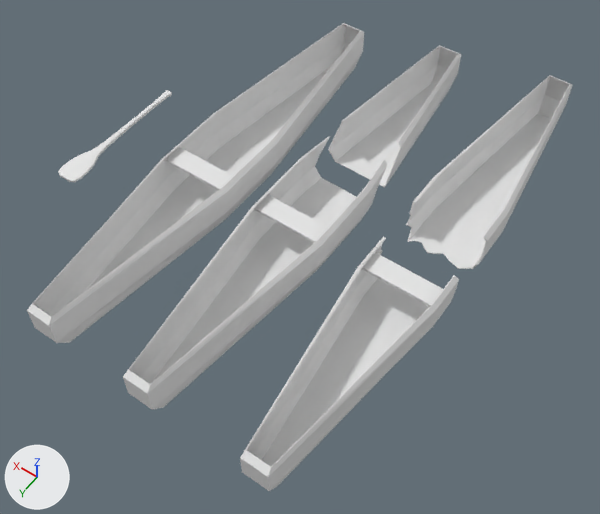
The Blender file Boat.blend as it was, and as the next commit left it.
The view is the same before and after, from a 50 mm camera at (-10.24, 10.9, 15.36) aimed at (-2.79, 0.47, -1.03). Arrows for +X, +Y and +Z are at lower left; the lights stay in place.

The first picture shows 'Boat1h2', 'BoatWhole', 'BoatWhole.001', 'BoatWhole.002', 'Cube', 'Cube.001'.
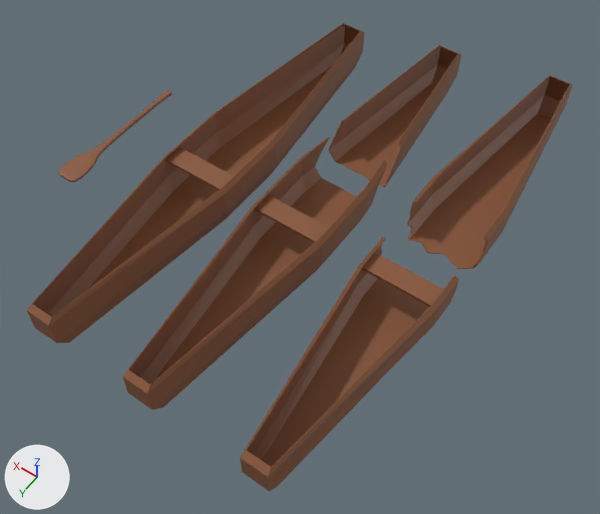
What differs and where, as boxes [x1, y1, x2, y2] in the pictures (600 x 514 px):
'BoatWhole', recoloured (grey to brown): [27, 23, 364, 343] in both
'Cube.001', recoloured (grey to brown): [123, 137, 387, 410] in both
'BoatWhole.001', recoloured (grey to brown): [240, 237, 459, 491] in both
'BoatWhole.002', recoloured (grey to brown): [406, 75, 573, 269] in both
'Boat1h2', recoloured (grey to brown): [328, 45, 461, 188] in both
'Cube', recoloured (white to brown): [58, 90, 172, 182] in both

What the commit changed:
Material 'Material.001' (mat_material_001) is new.
Its base color is (0.246, 0.0912, 0.0358) (brown #885535).
me_cube_001 has 88 vertices, 84 faces and spans x -1.0..1.0, y -6.18..6.05, z -0.74..0.49.
me_cube_001 now uses material mat_material_001 (brown #885535).
me_cube_003 has 68 vertices, 79 faces and spans x -0.96..0.94, y -3.15..1.71, z -0.63..0.6.
me_cube_003 now uses material mat_material_001 (brown #885535).
me_cube_005 has 92 vertices, 97 faces and spans x -1.0..1.0, y -11.2..19.5, z -19.1..14.1.
me_cube_005 now uses material mat_material_001 (brown #885535).
me_cube_006 has 324 vertices, 322 faces and spans x -6.15..6.15, y -1.0..1.69, z -0.98..0.98.
me_cube_006 now uses material mat_material_001 (brown #885535).
me_cube_007 has 86 vertices, 93 faces and spans x -1.0..1.0, y -0.1..6.05, z -0.74..0.49.
me_cube_007 now uses material mat_material_001 (brown #885535).
me_cube_008 has 78 vertices, 87 faces and spans x -1.0..1.0, y -6.18..0.22, z -0.74..0.49.
me_cube_008 now uses material mat_material_001 (brown #885535).
